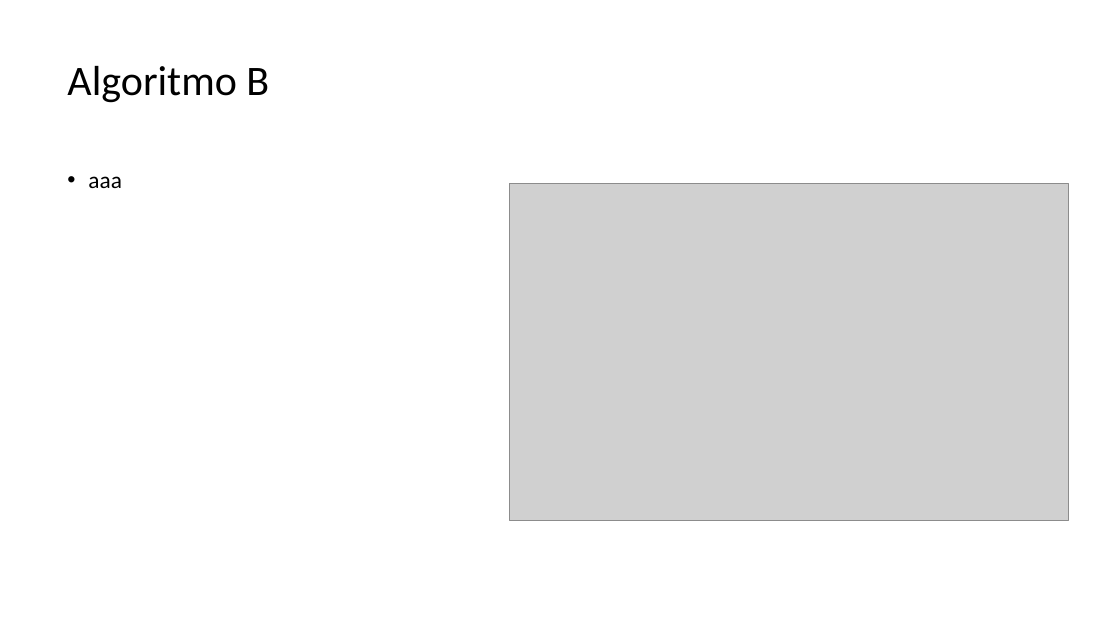
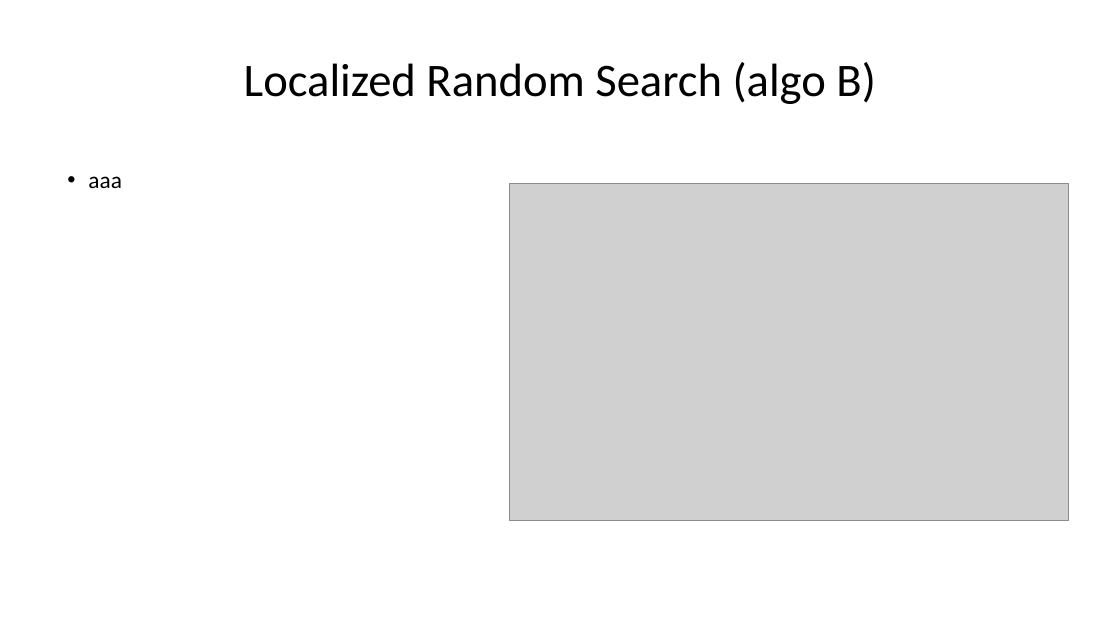
Before and after one commit to af20/mds_decision_making, a slide deck: slide 8 of R/Decision Making slides.pptx (slide 7 before the commit). Drawn at 1120x630 pixels with LibreOffice and Linux fonts; fonts in the diff are those of the drawing; grey boxes stand for pictures. Boxes give left, top, right and bottom in pixels: in the first picture for what was removed or moved away, otherwise in the second. Text is boxed around its words. In the diff, an @@ line names an element or a change of style, - is before the commit and + after.

```diff
--- a/R/Decision Making slides.pptx
+++ b/R/Decision Making slides.pptx
@@ title at bbox=[244, 62, 875, 104]: text changed; size 36 to 40 pt @@
-Algoritmo B
+Localized Random Search (algo B)
```
Also in this commit, not shown: 9 other slides changed, 1 slide added, 1 other file.
